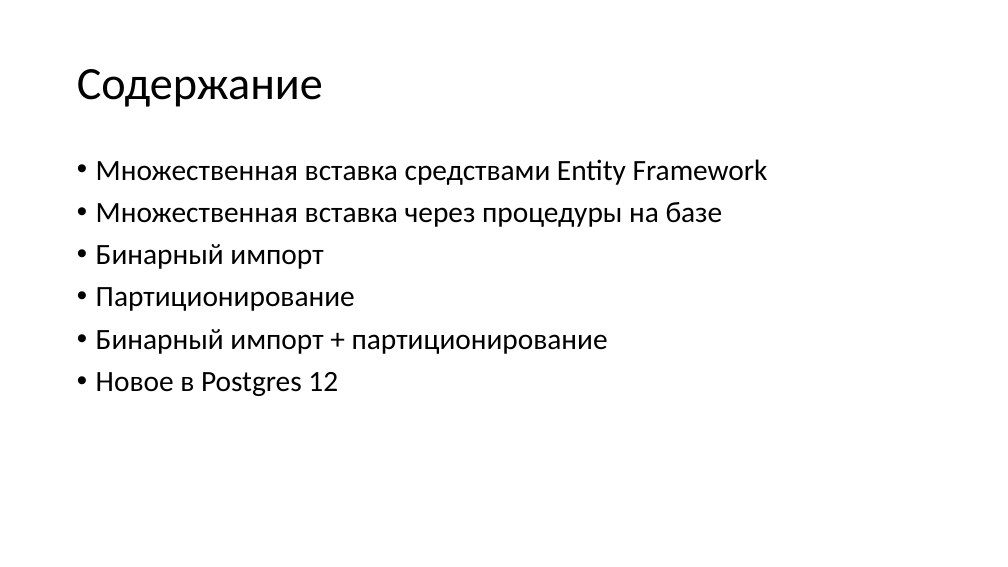
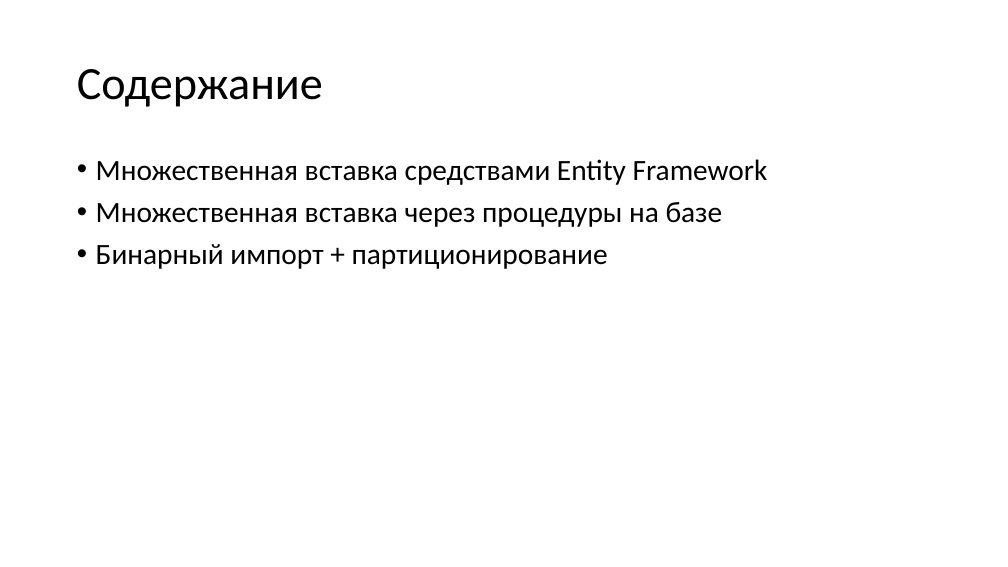
Before and after one commit to UGeneF/InsertionExperiment, a slide deck: slide 2 of Presentation/insertion_experiment.pptx. Drawn at 1008x567 pixels with LibreOffice and Linux fonts; fonts in the diff are those of the drawing. Boxes give left, top, right and bottom in pixels: in the first picture for what was removed or moved away, otherwise in the second. Text is boxed around its words. In the diff, an @@ line names an element or a change of style, - is before the commit and + after.

```diff
--- a/Presentation/insertion_experiment.pptx
+++ b/Presentation/insertion_experiment.pptx
@@ text at (x1=96, y1=244, x2=355, y2=311): paragraphs removed @@
-• Бинарный импорт
-• Партиционирование
@@ text at (x1=96, y1=372, x2=338, y2=396): paragraph removed @@
-• Новое в Postgres 12
```
Also in this commit, not shown: 11 slides added, 46 other files.
